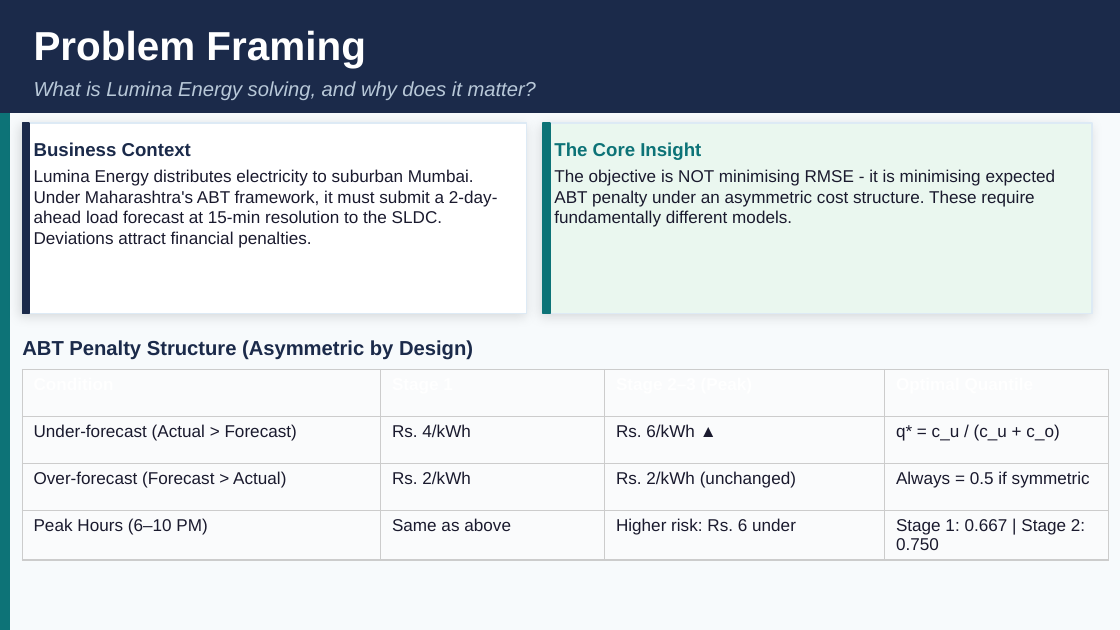
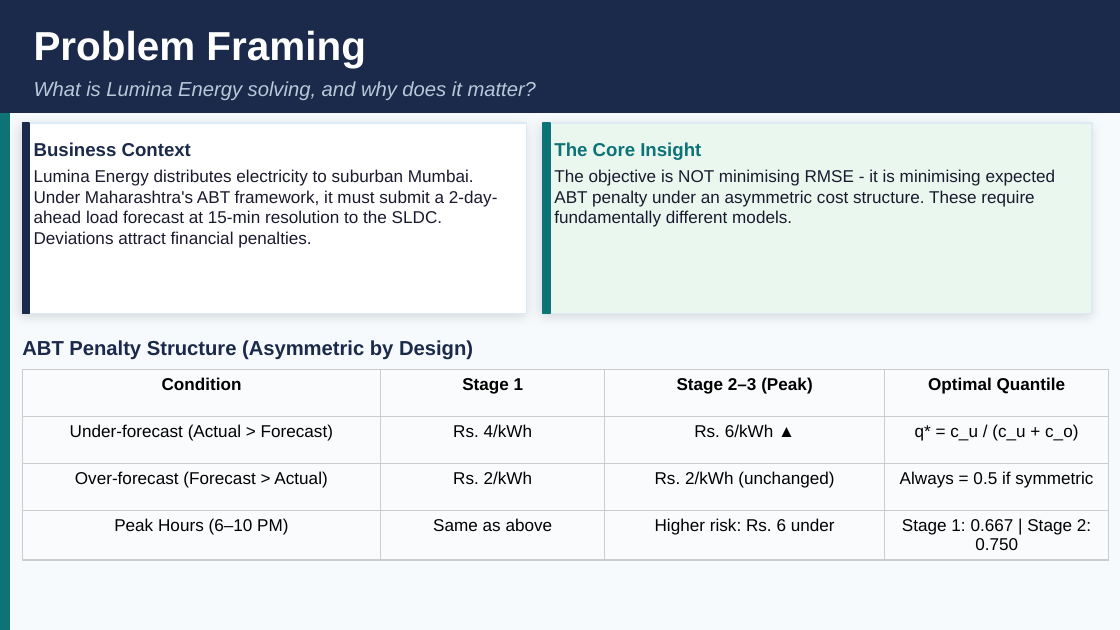
Before and after one commit to arnavgupta2004/DecodeX, a slide deck: slide 2 of Final Deliverables/GRIDSHIELD_Executive_Presentation.pptx. Drawn at 1120x630 pixels with LibreOffice and Linux fonts; fonts in the diff are those of the drawing. Boxes give left, top, right and bottom in pixels: in the first picture for what was removed or moved away, otherwise in the second. Text is boxed around its words. In the diff, an @@ line names an element or a change of style, - is before the commit and + after.

Commit message:
PPT Update

```diff
--- a/Final Deliverables/GRIDSHIELD_Executive_Presentation.pptx
+++ b/Final Deliverables/GRIDSHIELD_Executive_Presentation.pptx
@@ table at (22,370,1109,563) @@
@@ text colour #FFFFFF to #000000 in "Condition", "Stage 1", "Stage 2–3 (Peak)", "Optimal Quantile" @@
@@ text colour #1A1A2E to #000000 in "Under-forecast (Actual > Forecast)", "Rs. 4/kWh", "Rs. 6/kWh ▲", "q* = c_u / (c_u + c_o)" and 8 more places @@
@@ alignment left to centre @@
```
Also in this commit, not shown: 2 other files.
